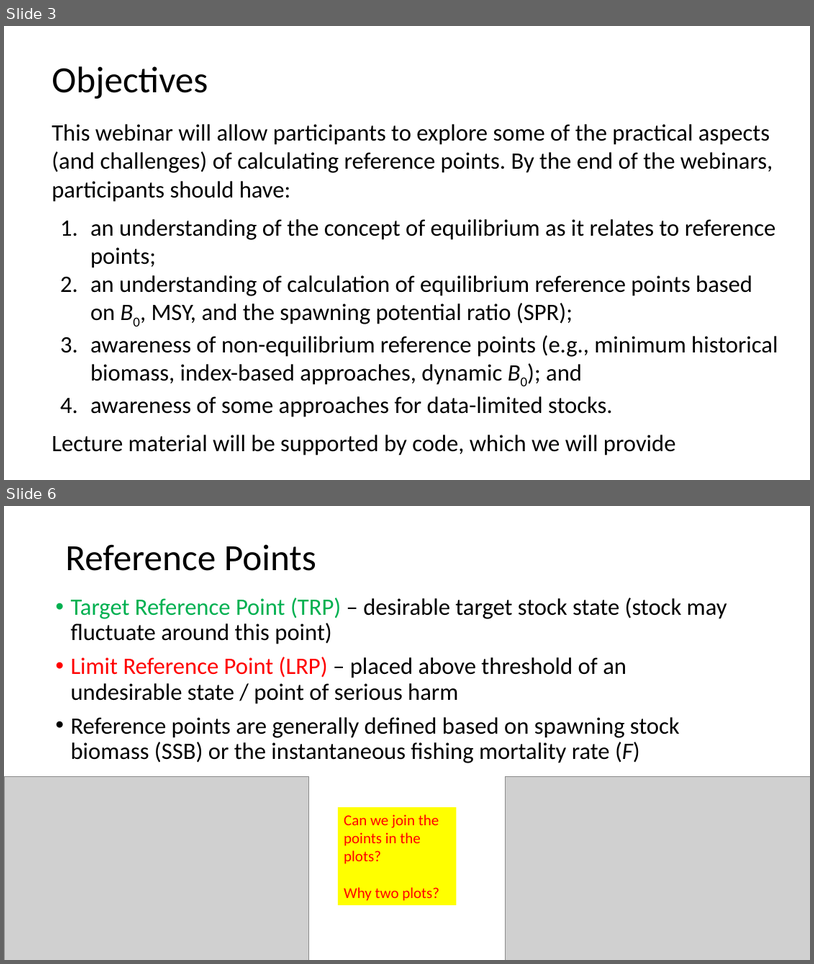
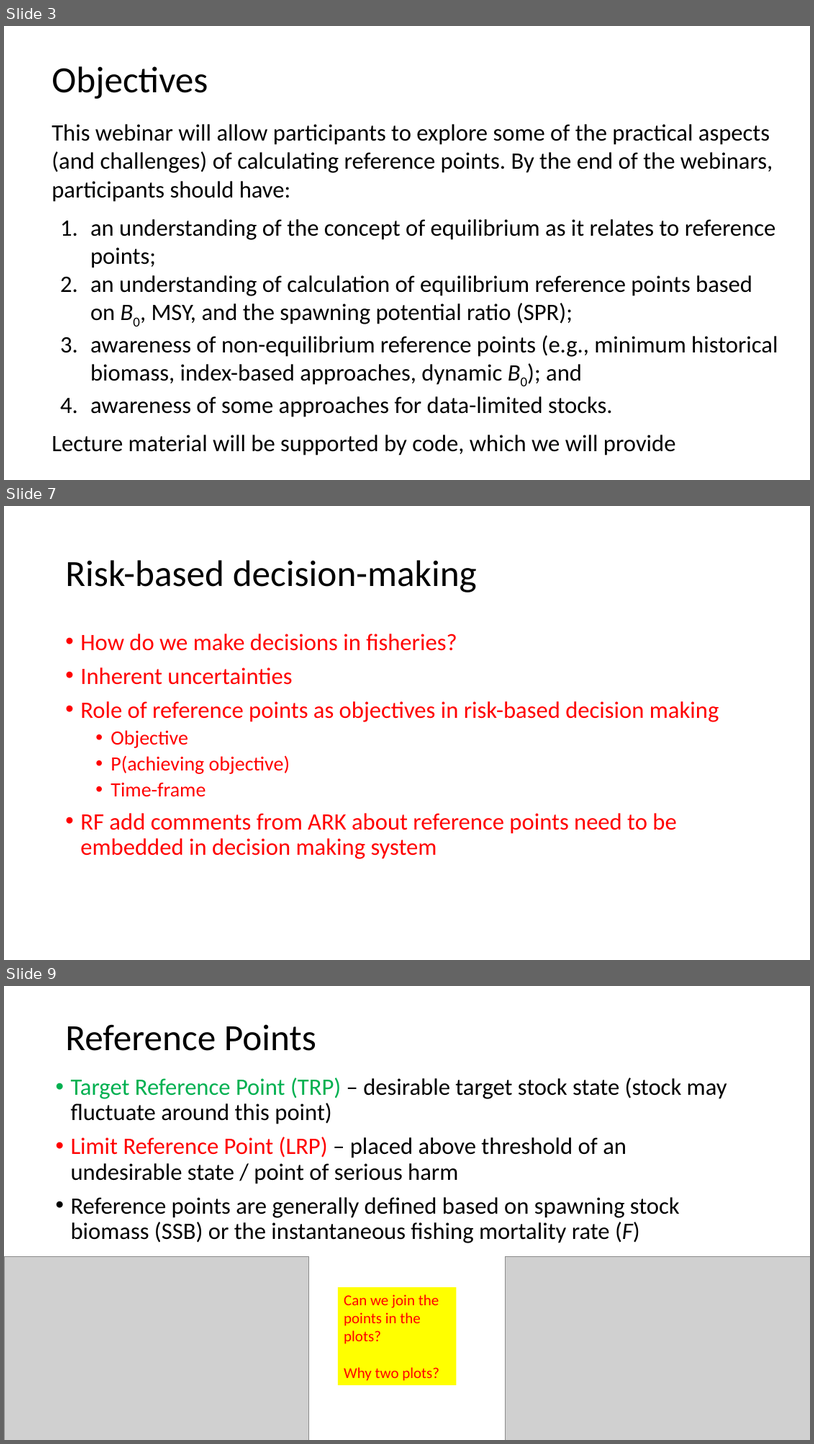
Before and after one commit to TESA-workshops/Ref-Pt-101, a slide deck: RefPt101_draft+rf.pptx. Shown one above the other, each under a label of ours: slides 3 and 6 before the commit, slides 3, 7 and 9 after it; the slides between them are not shown. The pictures are 814x964 and 814x1444 pixels, drawn with LibreOffice and Linux fonts; fonts in the diff are those of the drawing; grey boxes stand for pictures. Boxes give left, top, right and bottom in pixels: in the first picture for what was removed or moved away, otherwise in the second. Text is boxed around its words. In the diff, an @@ line names an element or a change of style, - is before the commit and + after.

```diff
--- a/RefPt101_draft+rf.pptx
+++ b/RefPt101_draft+rf.pptx
@@ slide 7 added at (4, 506, 810, 960), background #FFFFFF @@
@@ title added at (65, 560, 477, 592), 44 pt, text #000000 @@
+Risk-based decision-making
@@ text added at (80, 633, 719, 859), 28 pt, text #FF0000 @@
+• How do we make decisions in fisheries?
+• Inherent uncertainties
+• Role of reference points as objectives in risk-based decision making
+  • Objective
+  • P(achieving objective)
+  • Time-frame
+• RF add comments from ARK about reference points need to be embedded in decision making system
@@ what was slide 6 is now slide 9 @@
```
Also in this commit, not shown: 16 slides changed, 11 other slides added, 1 slide removed.
